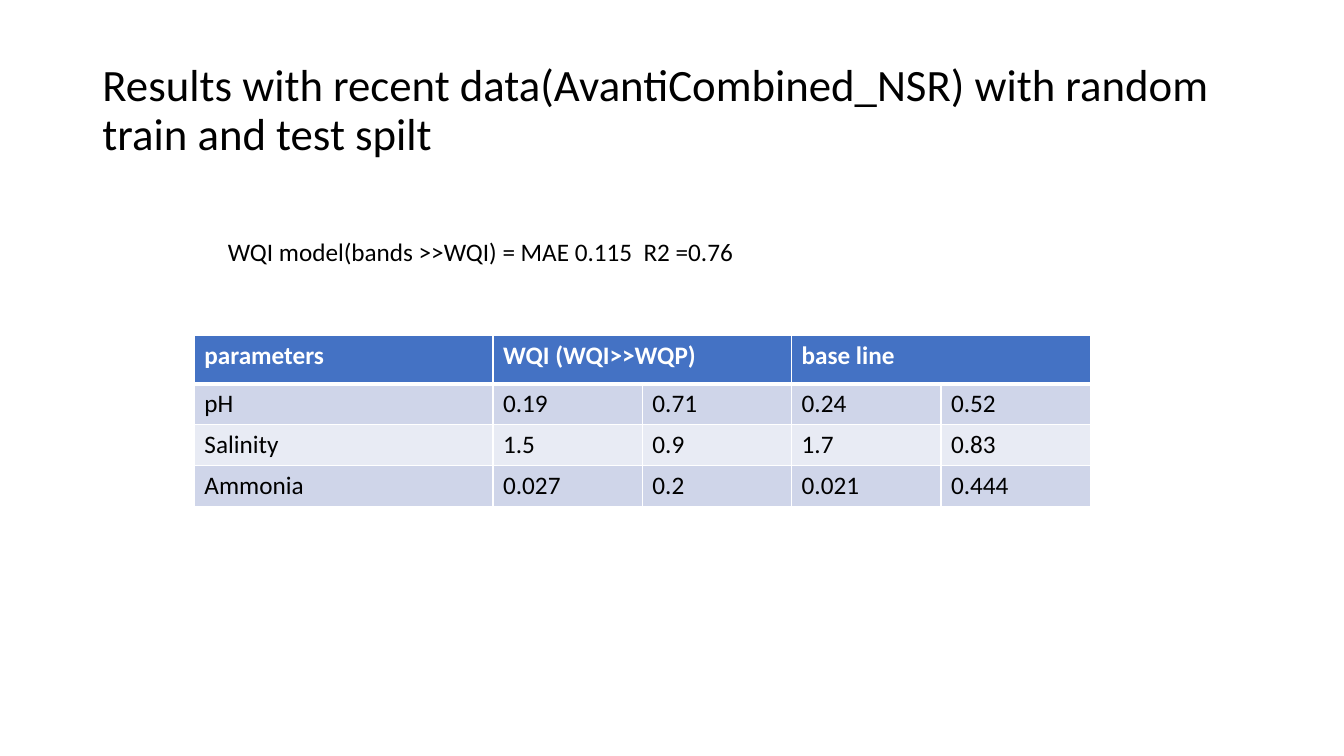
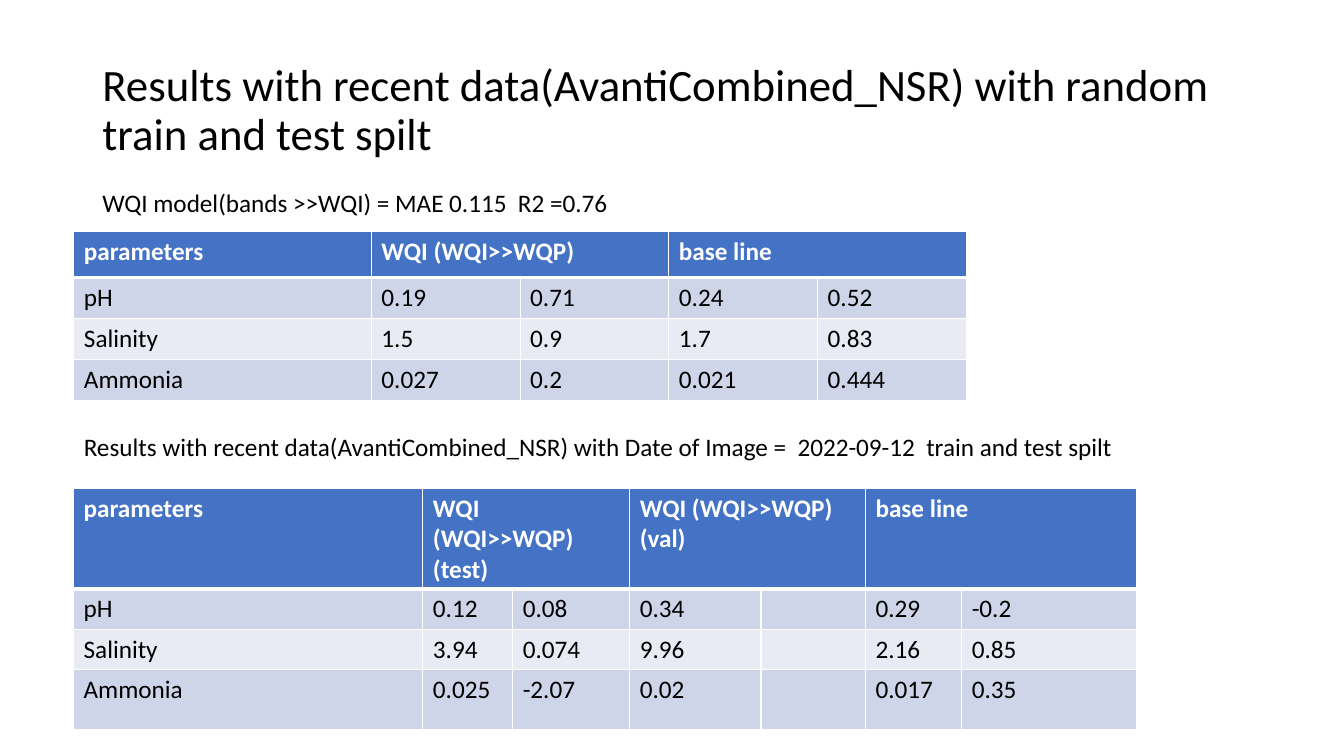
Before and after one commit to RohitPingale/DailyWorkAtCompany, a slide deck: slide 7 of Documents/Dox/Presentation1.pptx. Drawn at 1344x756 pixels with LibreOffice and Linux fonts; fonts in the diff are those of the drawing. Boxes give left, top, right and bottom in pixels: in the first picture for what was removed or moved away, otherwise in the second. Text is boxed around its words. In the diff, an @@ line names an element or a change of style, - is before the commit and + after.

```diff
--- a/Documents/Dox/Presentation1.pptx
+++ b/Documents/Dox/Presentation1.pptx
@@ text "WQI model(bands >>WQI) = MAE ...": place and size @@
-text "WQI model(bands >>WQI) = MAE ..." at bbox=[228, 242, 733, 265]
+text "WQI model(bands >>WQI) = MAE ..." at bbox=[102, 193, 607, 216]
@@ table: place and size @@
-table at bbox=[195, 336, 1090, 507]
+table at bbox=[74, 231, 968, 398]
@@ text added at bbox=[84, 438, 1111, 461], 18 pt, text #000000 @@
+Results with recent data(AvantiCombined_NSR) with Date of Image = 2022-09-12 train and test spilt
@@ table added at bbox=[74, 488, 1136, 730], 4 rows, 7 columns @@
+parameters | WQI (WQI>>WQP)(test) |  | WQI (WQI>>WQP)(val) |  | base line | 
+pH | 0.12 | 0.08 | 0.34 |  | 0.29 | -0.2
+Salinity | 3.94 | 0.074 | 9.96 |  | 2.16 | 0.85
+Ammonia | 0.025 | -2.07 | 0.02 |  | 0.017 | 0.35
```
Also in this commit, not shown: 1 other file.
